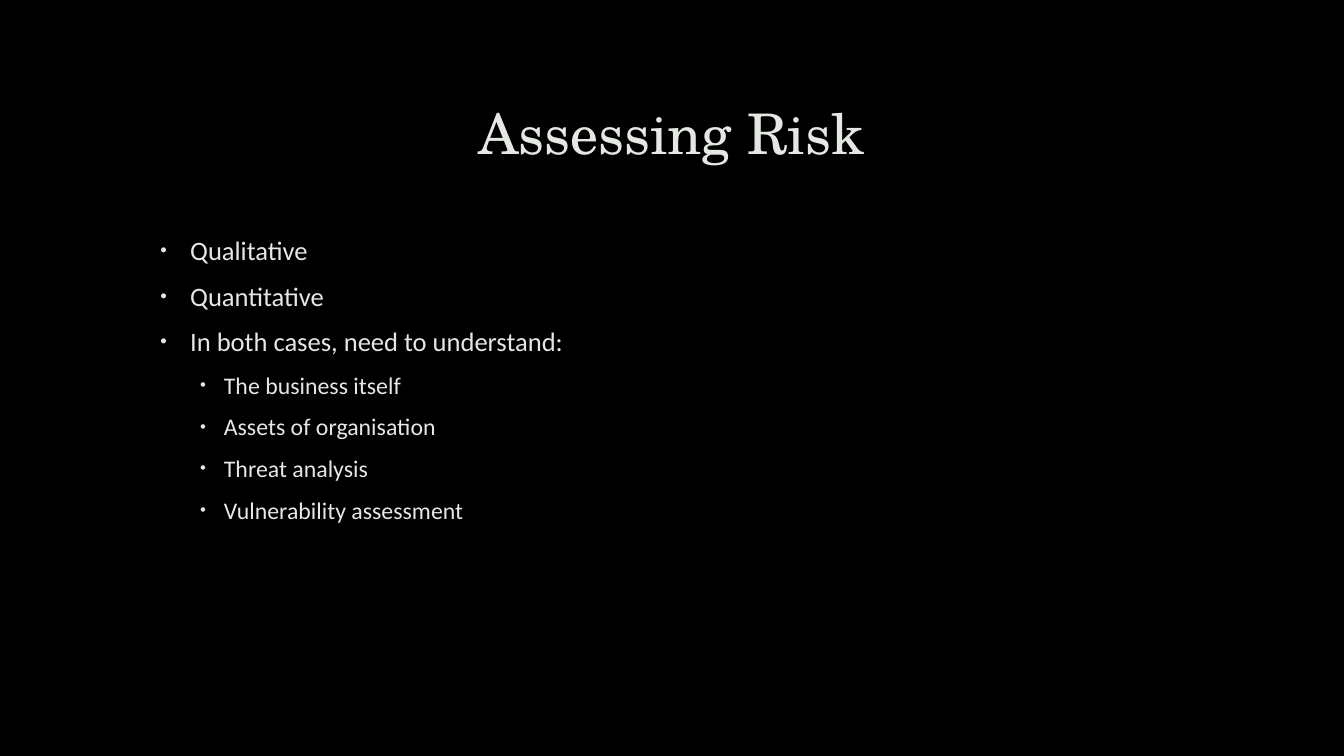
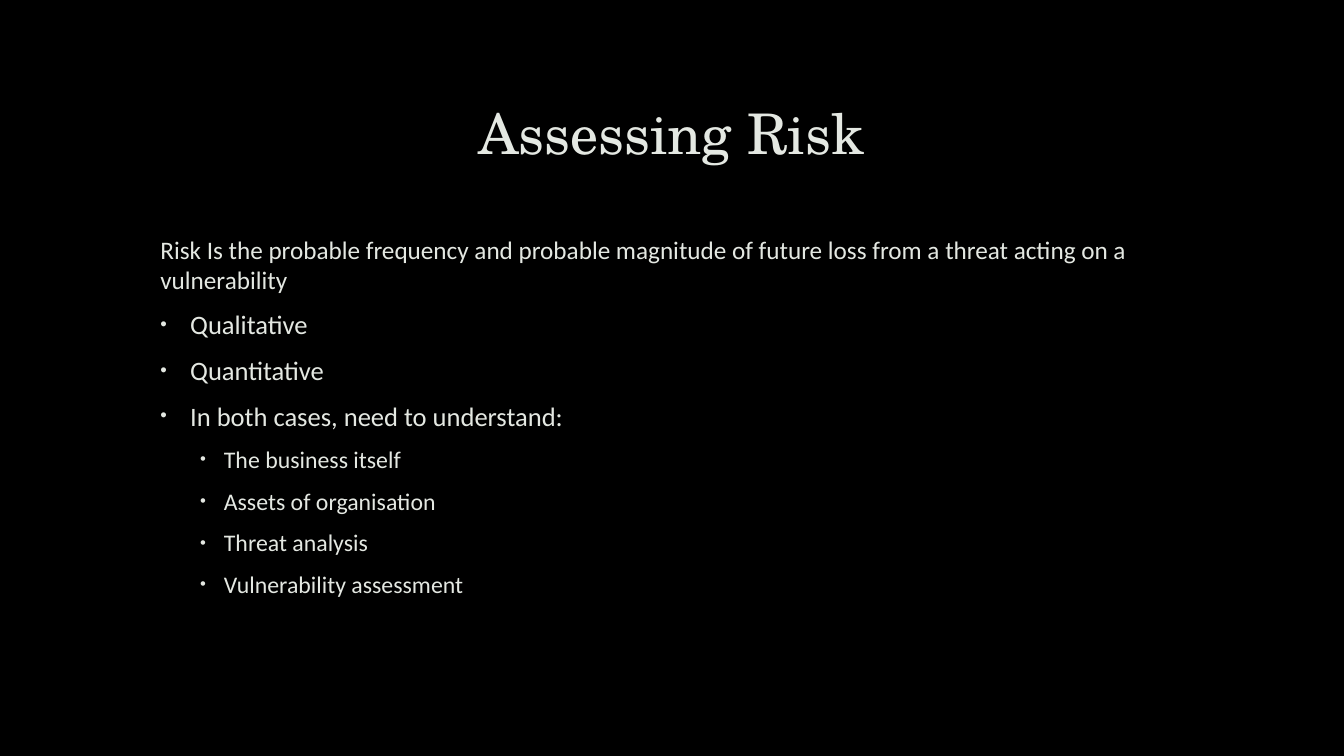
Before and after one commit to robert-mcknight/citx1003, a slide deck: slide 3 of cits1003-lecture_slides/CITS1003-7 Security Management.pptx (slide 9 before the commit). Drawn at 1344x756 pixels with LibreOffice and Linux fonts; fonts in the diff are those of the drawing; background and template pictures are left out. Boxes give left, top, right and bottom in pixels: in the first picture for what was removed or moved away, otherwise in the second. Text is boxed around its words. In the diff, an @@ line names an element or a change of style, - is before the commit and + after.

```diff
--- a/cits1003-lecture_slides/CITS1003-7 Security Management.pptx
+++ b/cits1003-lecture_slides/CITS1003-7 Security Management.pptx
@@ text at box(160, 241, 1125, 293): paragraph added @@
+  Risk Is the probable frequency and probable magnitude of future loss from a threat acting on a vulnerability
```
Also in this commit, not shown: 3 other slides changed, 1 slide added, 23 slides removed, 8 other files.
